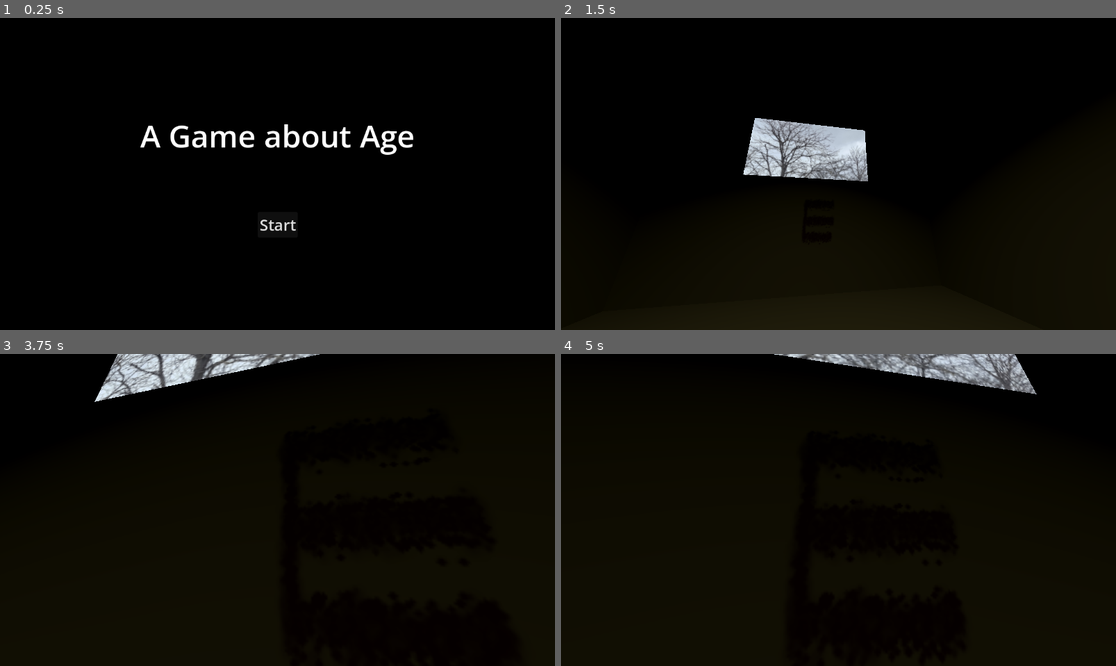
Above: before the commit, frames 1-4 (two rows, left to right).
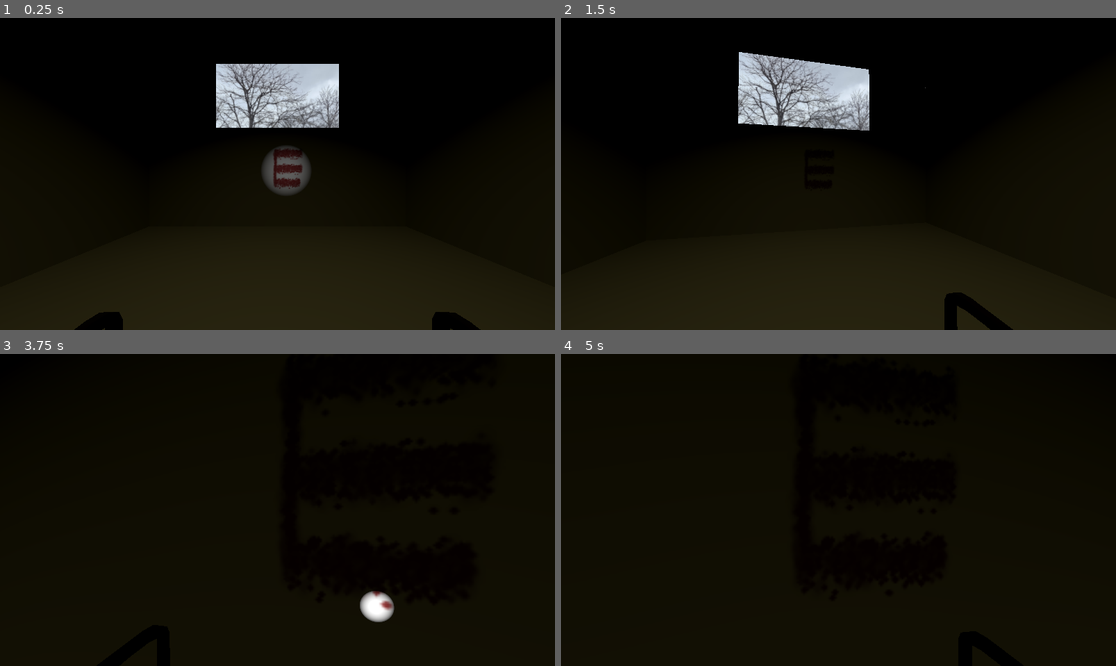
Above: after the commit, the same moments.

Repository: Nawreua/pizza-doggy-jam-4
Game: Godot game, scene res://levels/room213/room213.tscn
The game is run twice, just before and just after one commit, with the same random seed, the same clock (stepped at 60 frames per second) and the same inputs. Before the commit the project starts from res://scenes/title/title.tscn. Video files are missing from this copy of the repository; at most half a second of black plays in their place. Sound files missing from this copy of the repository are replaced by a short silence.
Inputs (mouse positions are in pixels of both pictures, inside the frame that each line leads up to):
- Up to frame 1 (0.25 s): no input
- Up to frame 2 (1.5 s): click (838, 223) at 0.5 s, where only the run before the commit has a clickable "Start"; tap Enter at 1.25 s; move the mouse to (866, 174) at 1.27 s; hold W (move_forward) from 1.28 s (still down); hold E (action_light) from 1.28 s (still down)
- Up to frame 3 (3.75 s): keep holding W (move_forward); move the mouse to (249, 510) at 2.02 s; release E (action_light) at 2.03 s; tap Tab (camera_shift) at 2.1, 3.6 s; move the mouse to (288, 503) at 2.77 s; hold E (action_light) 2.78-3.53 s; tap Space at 3.5 s; move the mouse to (271, 516) at 3.52 s
- Up to frame 4 (5 s): keep holding W (move_forward); tap Enter at 4.25 s; move the mouse to (877, 513) at 4.27 s; hold E (action_light) from 4.28 s (still down)

The runs differ from the first frame. In frame 1, 32% of the frame differs, in the area x 0-100%, y 14-100%; in frame 2, 8.8%; in frame 3, 3.3%; in frame 4, 2.8%.

Commit message:
project: change starting level

Diff:
--- a/project.godot
+++ b/project.godot
@@ -11,7 +11,7 @@
 [application]
 
 config/name="PizzaDoggyJam2026"
-run/main_scene="uid://c1rxdbaekijpa"
+run/main_scene="uid://3kw4i2con0fx"
 config/features=PackedStringArray("4.6", "GL Compatibility")
 config/icon="res://icon.svg"
 
